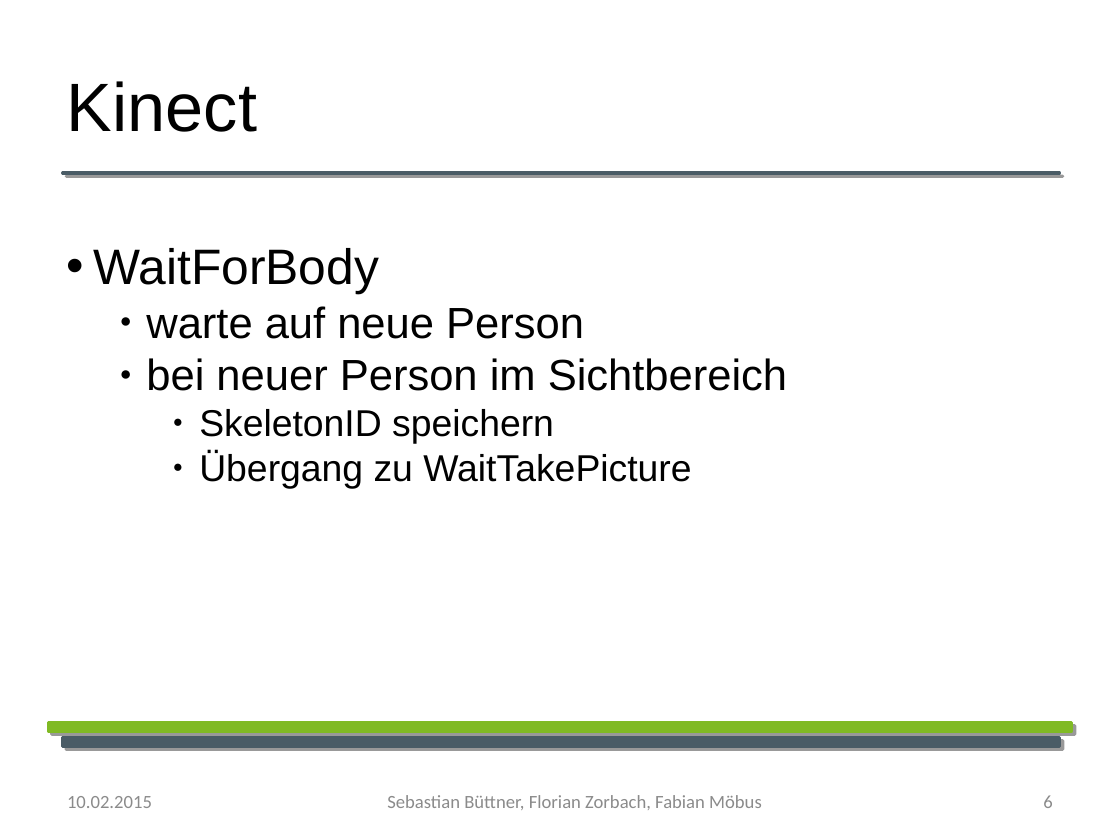
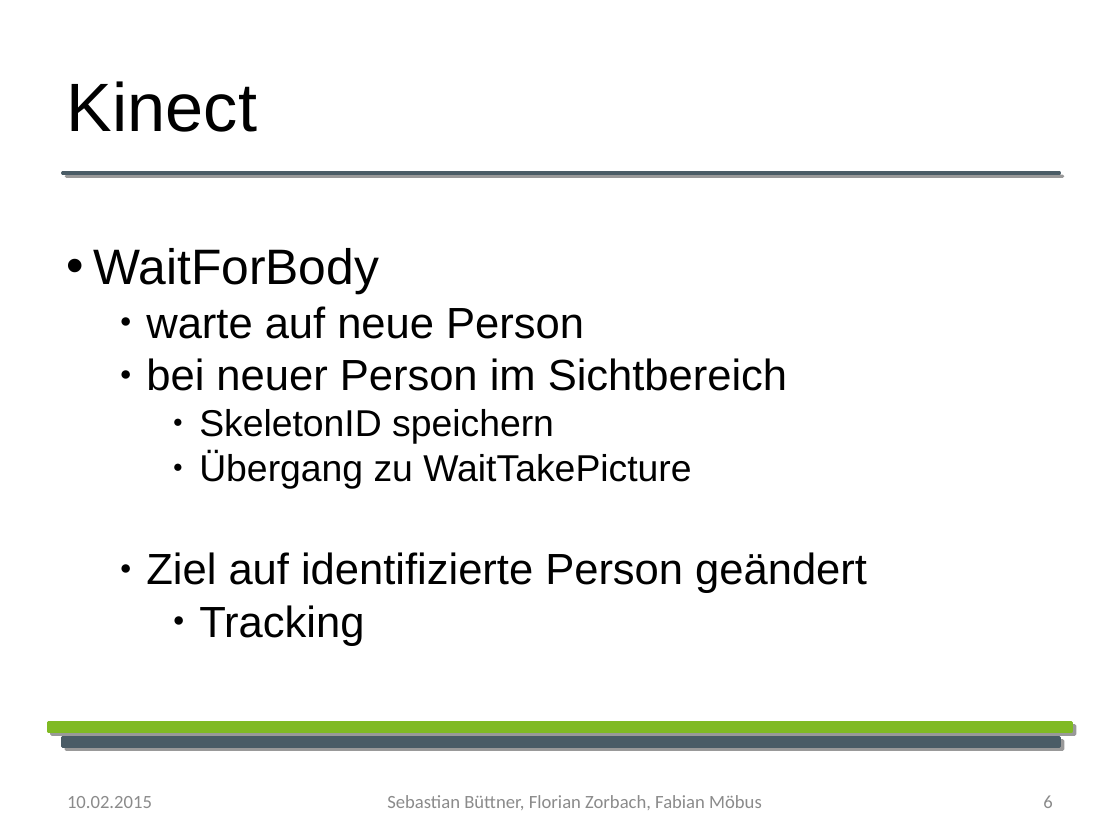
Before and after one commit to YoloSoftDE/YoloTrack, a slide deck: slide 6 of Documentation/Biometrie_praesentation.odp. Drawn at 1120x840 pixels with LibreOffice and Linux fonts; fonts in the diff are those of the drawing; background and template pictures are left out. Boxes give left, top, right and bottom in pixels: in the first picture for what was removed or moved away, otherwise in the second. Text is boxed around its words. In the diff, an @@ line names an element or a change of style, - is before the commit and + after.

```diff
--- a/Documentation/Biometrie_praesentation.odp
+++ b/Documentation/Biometrie_praesentation.odp
@@ text at box(146, 552, 867, 646): paragraphs added @@
+    ● Ziel auf identifizierte Person geändert
+        ● Tracking
```
Also in this commit, not shown: 1 other slide changed, 2 other files.
